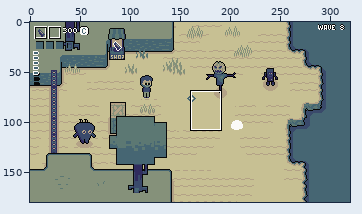
One commit to this pixel-art file: assets/sprites/global.aseprite. Above, an overview of the earlier version with the close-up marked.
Close-up. First the earlier version:
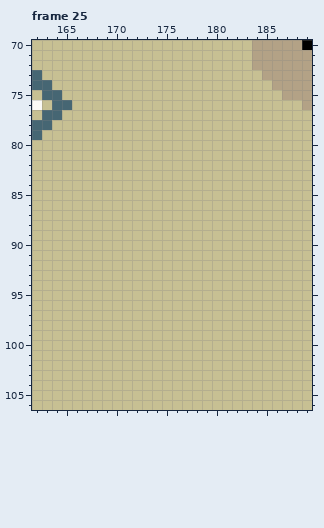
320x180 pixels, 25 frames. Shown: frame 25: x 162..189, y 70..106.
New version:
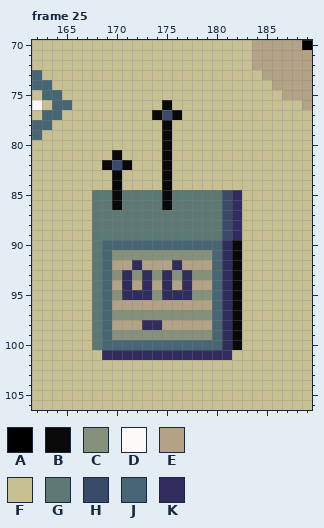
Palette (. is transparent): A #000000  B #090909  C #85917a  D #fbfaf7  E #b3a286  F #c7c093  G #5c7873  H #3a4a6b  J #466673  K #302c5e
What changed:
Frame 25, layer "player":
y 76: x 175 F -> B
y 77: x 174..176 FFF -> BHB
y 78..80: x 175 F -> B
y 81: x 170 F -> B; x 175 F -> B
y 82: x 169..171 FFF -> BHB; x 175 F -> B
y 83..84: x 170 F -> B; x 175 F -> B
y 85..86: x 168..182 FFFFFFFFFFFFFFF -> GGBGGGGBGGGGGHK
y 87..89: x 168..182 FFFFFFFFFFFFFFF -> GGGGGGGGGGGGGHK
y 90: x 168..182 FFFFFFFFFFFFFFF -> GJJJJJJJJJJJJKB
y 91: x 168..182 FFFFFFFFFFFFFFF -> GJCCCCCCCCCCJKB
y 92: x 168..182 FFFFFFFFFFFFFFF -> GJEEKEEEKEEEJKB
y 93: x 168..182 FFFFFFFFFFFFFFF -> GJCKCKCKCKCCJKB
y 94: x 168..182 FFFFFFFFFFFFFFF -> GJEKEKEKEKEEJKB
y 95: x 168..182 FFFFFFFFFFFFFFF -> GJCKKKCKKKCCJKB
y 96: x 168..182 FFFFFFFFFFFFFFF -> GJEEEEEEEEEEJKB
y 97: x 168..182 FFFFFFFFFFFFFFF -> GJCCCCCCCCCCJKB
y 98: x 168..182 FFFFFFFFFFFFFFF -> GJEEEKKEEEEEJKB
y 99: x 168..182 FFFFFFFFFFFFFFF -> GJCCCCCCCCCCJKB
y 100: x 168..182 FFFFFFFFFFFFFFF -> GJJJJJJJJJJJJKB
y 101: x 169..181 FFFFFFFFFFFFF -> KKKKKKKKKKKKK
Changed places in both close-ups, as pixel boxes (x1, y1, x2, y2):
changed: (92, 100, 242, 360)
